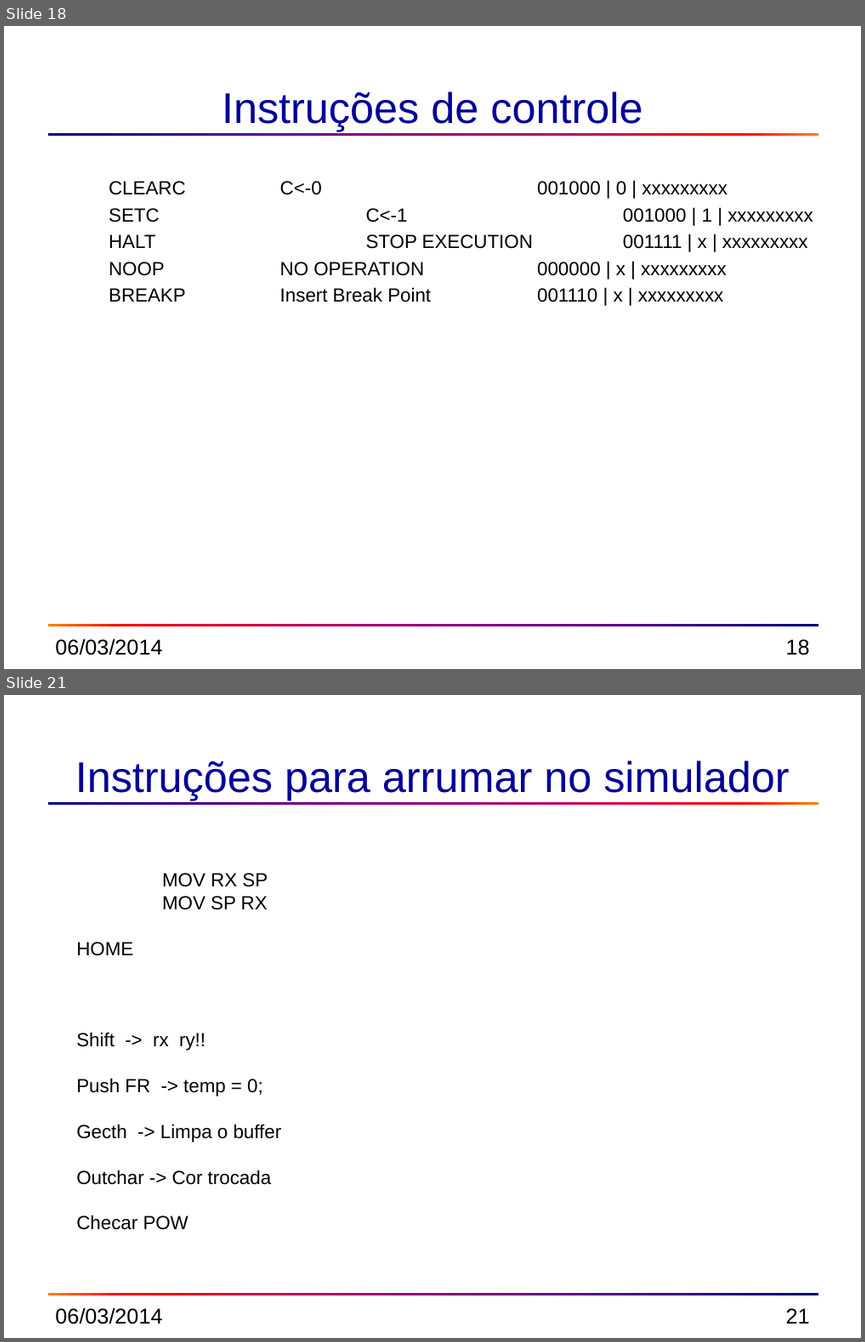
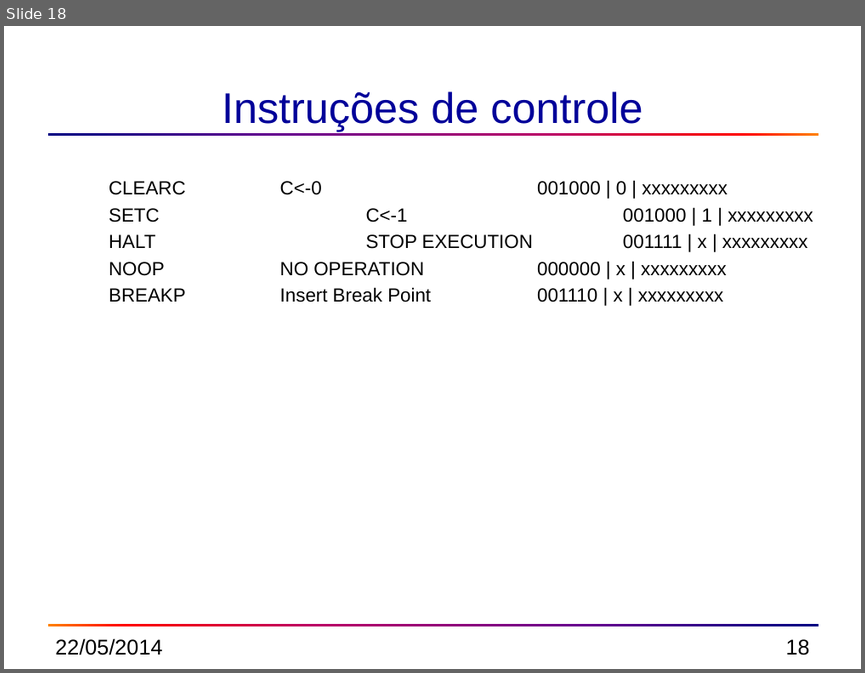
Before and after one commit to simoesusp/Processador-ICMC, a slide deck: Manual/instrucoes_03_2014.pptx. Shown one above the other, each under a label of ours: slides 18 and 21 before the commit, slide 18 after it; the slides between them are not shown. The pictures are 865x1342 and 865x673 pixels, drawn with LibreOffice and Linux fonts; fonts in the diff are those of the drawing. Boxes give left, top, right and bottom in pixels: in the first picture for what was removed or moved away, otherwise in the second. Text is boxed around its words. In the diff, an @@ line names an element or a change of style, - is before the commit and + after.

```diff
--- a/Manual/instrucoes_03_2014.pptx
+++ b/Manual/instrucoes_03_2014.pptx
@@ slide 21 removed at (4,695,861,1338), background #FFFFFF; not listed: 2 template elements that a slide beside it also shows @@
@@ title removed at (75,760,789,800) @@
-Instruções para arrumar no simulador
@@ text removed at (76,873,282,1230) @@
-MOV RX SP
-MOV SP RX
-HOME
-Shift -> rx ry!!
-Push FR -> temp = 0;
-Gecth -> Limpa o buffer
-Outchar -> Cor trocada
-Checar POW
@@ text removed at (55,1307,162,1324) @@
-06/03/2014
@@ page number removed at (786,1308,810,1323) @@
-21
@@ slide 18 changed as well @@
@@ text at (55,638,162,655): text changed @@
-06/03/2014
+22/05/2014
```
Also in this commit, not shown: 16 other slides changed, 2 other slides removed, 2 other files.
